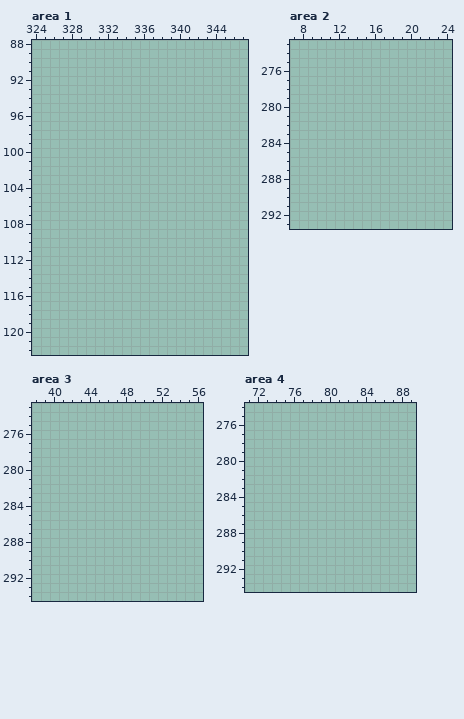
Two states of a pixel-art file, objects/WIP/JM/black_hair_experiments_jm.ase. The picture above is the old version.
640x640 pixels, 1 frame. Colours within 5 levels of each other are drawn and written as one. Shown: area 1: x 324..347, y 88..122; area 2: x 7..24, y 273..293; area 3: x 38..56, y 273..294; area 4: x 71..89, y 274..294. The commit also changed other parts of the picture, which this record leaves out.
After the commit:
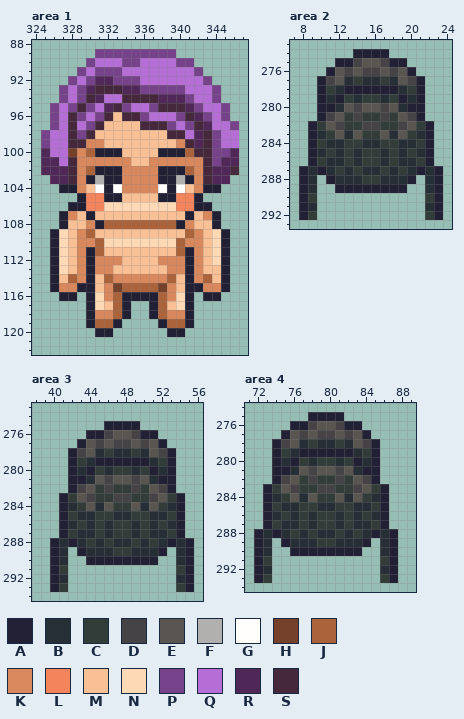
Palette (. is transparent): A #222034  B #262e36  C #323c39  D #454345  E #595652  F #b2b0ae  G #fffefd  H #75412b  J #ab633b  K #d8885c  L #f4845c  M #f9bf95  N #fddab5  P #76428a  Q #b46ed5  R #502858  S #45283c
Edits made:
--- area 1, layers "pigtail dreads", "base"
@@ x 324..347 @@
  88 ........................
- 89 ........................
- 90 ........................
- 91 ........................
- 92 ........................
- 93 ........................
- 94 ........................
- 95 ........................
- 96 ........................
- 97 ........................
- 98 ........................
- 99 ........................
-100 ........................
-101 ........................
-102 ........................
-103 ........................
-104 ........................
-105 ........................
-106 ........................
-107 ........................
-108 ........................
-109 ........................
-110 ........................
-111 ........................
-112 ........................
-113 ........................
-114 ........................
-115 ........................
-116 ........................
-117 ........................
-118 ........................
-119 ........................
-120 ........................
+ 89 .......PPPPPPPPP........
+ 90 ......PQQQPPQQQQPP......
+ 91 .....PQPPPQQQQQQQQP.....
+ 92 ....PQPRRPPPQQQQQQQP....
+ 93 ...PQPRSSSRRPPPPPQQQP...
+ 94 ...PQPSRQQSSSSRRRPQQP...
+ 95 ..PQPSPQRSPQQPSSSRPQQP..
+ 96 ..PQSPQPSMSSPQQQPSRPQP..
+ 97 ..PQSQPSMMMMSSSPQPSRQQP.
+ 98 .PQQSPSMMMMMMMMSSQRSPQQ.
+ 99 .PQQSSKKMMMMMMMMKSRSPQQ.
+100 .RQQHKJAAAMMMMAAAJSSPPR.
+101 .RRQSKKKKKKMMKKKKKKSPRR.
+102 .RRRSKJAAAKKKKAAAJKSRRS.
+103 ..RRSKAFAAKKKKAAFAKSRR..
+104 ...AAKMGAGKKKKGAGMKAA...
+105 .....ALLAAMMMMAALLA.....
+106 ....AALLNNNNNNNNLLAA....
+107 ...AKMAMMMMMMMMMMAMKA...
+108 ...AMMKAJJJJJJJJAKMMA...
+109 ..ANMKJMMMMMMMMMMJKMNA..
+110 ..ANMKKJNNNNNNNNJKKMNA..
+111 ..ANMKAJMMMMMMMMJAKMNA..
+112 ..ANMKAKKKMMMMKKKAKMNA..
+113 ..ANMKAKKMMMMMMKKAKMMA..
+114 ..AMJKAMJKKKKKKJMAKJMA..
+115 ..AKKAAMKHJJJJHKMAAKKA..
+116 ...AA.ANKJAAAAJKNA.AA...
+117 ......ANMJA..AJMNA......
+118 ......AKKJA..AJKKA......
+119 ......AJJA....AJJA......
+120 .......AA......AA.......
 121 ........................
--- area 2, layer "pigtail dreads"
@@ x 7..24 @@
 273 ..................
-274 ..................
-275 ..................
-276 ..................
-277 ..................
-278 ..................
-279 ..................
-280 ..................
-281 ..................
-282 ..................
-283 ..................
-284 ..................
-285 ..................
-286 ..................
-287 ..................
-288 ..................
-289 ..................
-290 ..................
-291 ..................
-292 ..................
+274 .......AAAA.......
+275 .....AADEEDAA.....
+276 ....AEDEDDEDEA....
+277 ...ADEBCBBCBEDA...
+278 ...ACBAAAAAABCA...
+279 ...ABACBCCBCABA...
+280 ...AABEDEEDEBAA...
+281 ...ADECDCCDCEDA...
+282 ..ACEDCCDDCCDECA..
+283 ..ABCEBECCEBECBA..
+284 ..ACBBCCBBCCBBCA..
+285 ..ABCBCBCCBCBCBA..
+286 ..ACBBCBCCBCBBCA..
+287 .ABABCBCBBCBCBABA.
+288 .AB.ABBBCCBBBA.BA.
+289 .AB..AAAAAAAA..BA.
+290 .AC............CA.
+291 .AB............BA.
+292 .AC............CA.
 293 ..................
--- area 3, layer "pigtail dreads"
@@ x 38..56 @@
 274 ...................
-275 ...................
-276 ...................
-277 ...................
-278 ...................
-279 ...................
-280 ...................
-281 ...................
-282 ...................
-283 ...................
-284 ...................
-285 ...................
-286 ...................
-287 ...................
-288 ...................
-289 ...................
-290 ...................
-291 ...................
-292 ...................
-293 ...................
+275 ........AAAA.......
+276 ......AADEEDAA.....
+277 .....AEDEDDEDEA....
+278 ....ADEBCBBCBEDA...
+279 ....ACBAAAAAABCA...
+280 ....ABACBCCBCABA...
+281 ....AABEDEEDEBAA...
+282 ....ADECDCCDCEDA...
+283 ...ACEDCCDDCCDECA..
+284 ...ABCEBECCEBECBA..
+285 ...ACBBCCBBCCBBCA..
+286 ...ABCBCBCCBCBCBA..
+287 ...ACBBCBCCBCBBCA..
+288 ..ABABCBCBBCBCBABA.
+289 ..AB.ABBBCCBBBA.BA.
+290 ..AB..AAAAAAAA..BA.
+291 ..AC............CA.
+292 ..AB............BA.
+293 ..AC............CA.
 294 ...................
--- area 4, layer "pigtail dreads"
@@ x 71..89 @@
 274 ...................
-275 ...................
-276 ...................
-277 ...................
-278 ...................
-279 ...................
-280 ...................
-281 ...................
-282 ...................
-283 ...................
-284 ...................
-285 ...................
-286 ...................
-287 ...................
-288 ...................
-289 ...................
-290 ...................
-291 ...................
-292 ...................
-293 ...................
+275 .......AAAA........
+276 .....AADEEDAA......
+277 ....AEDEDDEDEA.....
+278 ...ADEBCBBCBEDA....
+279 ...ACBAAAAAABCA....
+280 ...ABACBCCBCABA....
+281 ...AABEDEEDEBAA....
+282 ...ADECDCCDCEDA....
+283 ..ACEDCCDDCCDECA...
+284 ..ABCEBECCEBECBA...
+285 ..ACBBCCBBCCBBCA...
+286 ..ABCBCBCCBCBCBA...
+287 ..ACBBCBCCBCBBCA...
+288 .ABABCBCBBCBCBABA..
+289 .AB.ABBBCCBBBA.BA..
+290 .AB..AAAAAAAA..BA..
+291 .AC............CA..
+292 .AB............BA..
+293 .AC............CA..
 294 ...................
Boxes around the changes in both pictures, in picture pixels (x1, y1, x2, y2):
added: (41, 49, 239, 337)
added: (299, 49, 443, 220)
added: (50, 421, 194, 592)
added: (254, 412, 398, 583)
